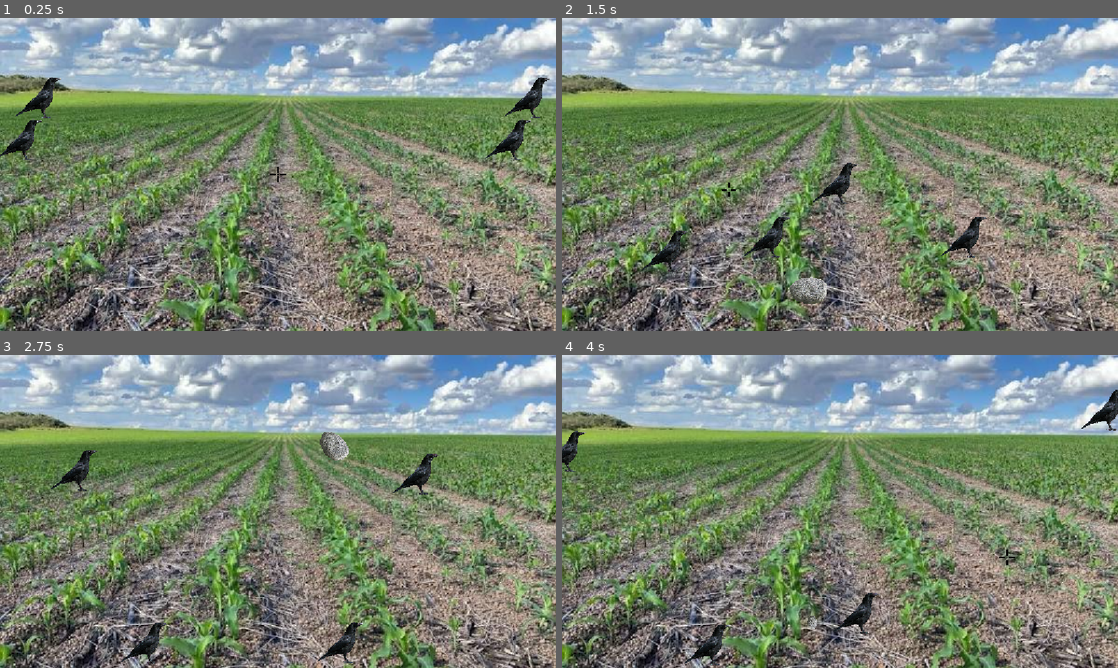
Above: before the commit, frames 1-4 (two rows, left to right).
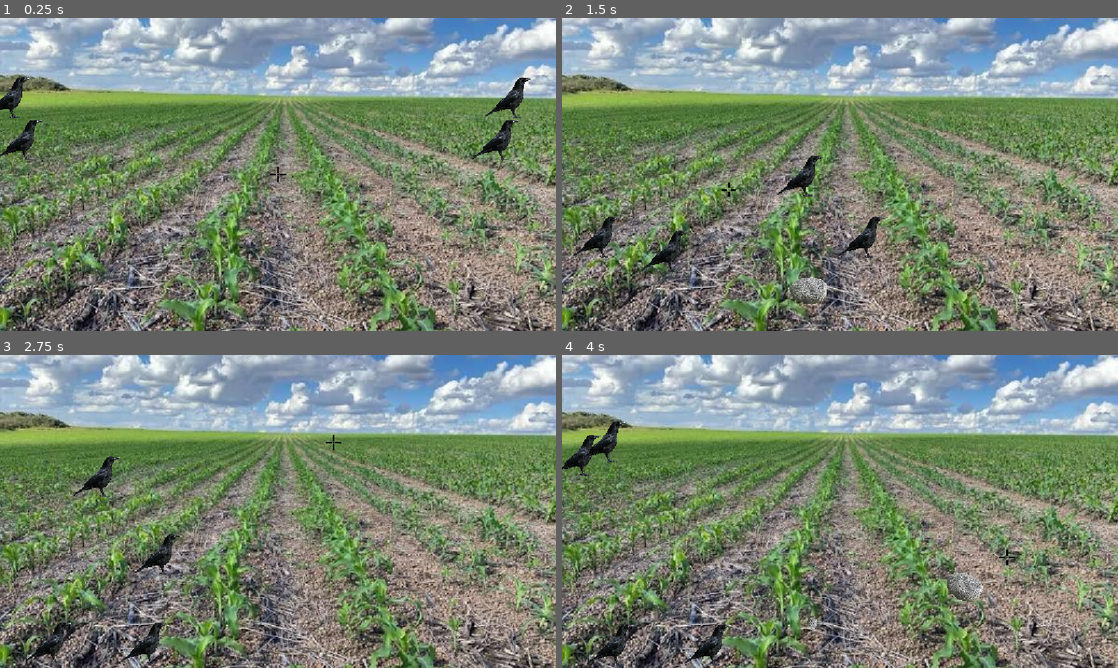
Above: after the commit, the same moments.

Repository: Alanderson-LS/Jogo-Tortarado
Game: Godot game, scene res://scenes/rockgunner.tscn
Same seed, same stepped clock (60 frames per second), same inputs: the game is played once before the commit and once after it.
Inputs (mouse positions are in pixels of both pictures, inside the frame that each line leads up to):
- Up to frame 1 (0.25 s): no input
- Up to frame 2 (1.5 s): move the mouse to (962, 158) at 0.52 s; click (962, 158) at 0.6 s; move the mouse to (728, 190) at 1.27 s; click (728, 190) at 1.35 s
- Up to frame 3 (2.75 s): move the mouse to (333, 442) at 2.02 s; click (333, 442) at 2.1 s
- Up to frame 4 (4 s): move the mouse to (812, 574) at 2.77 s; click (812, 574) at 2.85 s; move the mouse to (1006, 558) at 3.52 s; click (1006, 558) at 3.6 s

The runs differ from the first frame. In frame 1, 1.8% of the frame differs, in the area x 0-99%, y 18-46%; in frame 2, 2.0%; in frame 3, 2.2%, in the area x 4-79%, y 24-99%; in frame 4, 2.1%.

Commit message:
feat: added win condition, scare all birds

Diff:
--- a/scenes/Scripts/CrosshairControl.gd
+++ b/scenes/Scripts/CrosshairControl.gd
@@ -2,6 +2,7 @@
 
 @onready var sfx_Crow: AudioStreamPlayer2D = $"../../SfxCrow"
 @onready var sfx_Throw: AudioStreamPlayer2D = $"../../SfxThrow"
+@onready var bird_Control = get_node("../../BirdControl")
 
 @export var projetil_texture: Texture2D = preload("res://scenes/Sprites/rock.png")
 @export var velocidade := 800.0
@@ -73,6 +74,9 @@
 func _on_pedra_hit(alvo: Area2D, projetil: Control) -> void:
 	var bird = alvo.get_parent()
 	if bird.has_method("sair"):
+		bird_Control.birdsHit += 1
+		print(bird_Control.birdsHit)
+		bird_Control.check_win_condition(bird_Control.birdsHit)
 		sfx_Crow.play()
 		bird.sair()
 	if is_instance_valid(projetil):
--- a/scenes/Scripts/scare_birds.gd
+++ b/scenes/Scripts/scare_birds.gd
@@ -2,11 +2,18 @@
 const BIRD = preload("res://scenes/bird.tscn")
 
 var landOptions = [100,200,300,400,500,600,700,800,900,1000]
+@export var birdsHit = 0
 
 func pick_random_no_repeat():
 	var chosen = landOptions.pick_random()
 	landOptions.erase(chosen)
 	return chosen
+
+func check_win_condition(condition):
+	if condition >= 4:
+		print("Assustou os passaro")
+	else:
+		return
 
 # Called when the node enters the scene tree for the first time.
 func _ready() -> void:
--- a/scenes/rockgunner.tscn
+++ b/scenes/rockgunner.tscn
@@ -3,10 +3,10 @@
 [ext_resource type="Texture2D" uid="uid://dmc4phgn7xcc1" path="res://scenes/Sprites/images.jpeg" id="1_fhryg"]
 [ext_resource type="Script" uid="uid://c8opbxjoe5r0h" path="res://scenes/Scripts/CrosshairControl.gd" id="2_6rwqx"]
 [ext_resource type="Texture2D" uid="uid://bj1xswfvf5rxo" path="res://scenes/Sprites/1545215.png" id="3_7qcu2"]
-[ext_resource type="PackedScene" uid="uid://c5b8bldts5nyg" path="res://scenes/ScareBirds.tscn" id="4_6rwqx"]
 [ext_resource type="Script" uid="uid://byjakdienhw2k" path="res://scenes/Scripts/SfxManager.gd" id="5_7qcu2"]
 [ext_resource type="AudioStream" uid="uid://ua3e3p54vpp" path="res://scenes/SFXs/crow.mp3" id="5_monbf"]
 [ext_resource type="AudioStream" uid="uid://ca0uw0x02u02l" path="res://scenes/SFXs/throw2.mp3" id="7_m24k2"]
+[ext_resource type="Script" uid="uid://bwax8ihi41c0n" path="res://scenes/Scripts/scare_birds.gd" id="7_monbf"]
 
 [node name="Node2D" type="Node2D" unique_id=638693664]
 
@@ -38,8 +38,6 @@
 expand_mode = 1
 stretch_mode = 5
 
-[node name="BirdController" parent="." unique_id=647248361 instance=ExtResource("4_6rwqx")]
-
 [node name="SfxCrow" type="AudioStreamPlayer2D" parent="." unique_id=1446086968]
 stream = ExtResource("5_monbf")
 script = ExtResource("5_7qcu2")
@@ -48,3 +46,6 @@
 stream = ExtResource("7_m24k2")
 volume_db = -10.0
 script = ExtResource("5_7qcu2")
+
+[node name="BirdControl" type="Node2D" parent="." unique_id=60788020]
+script = ExtResource("7_monbf")
